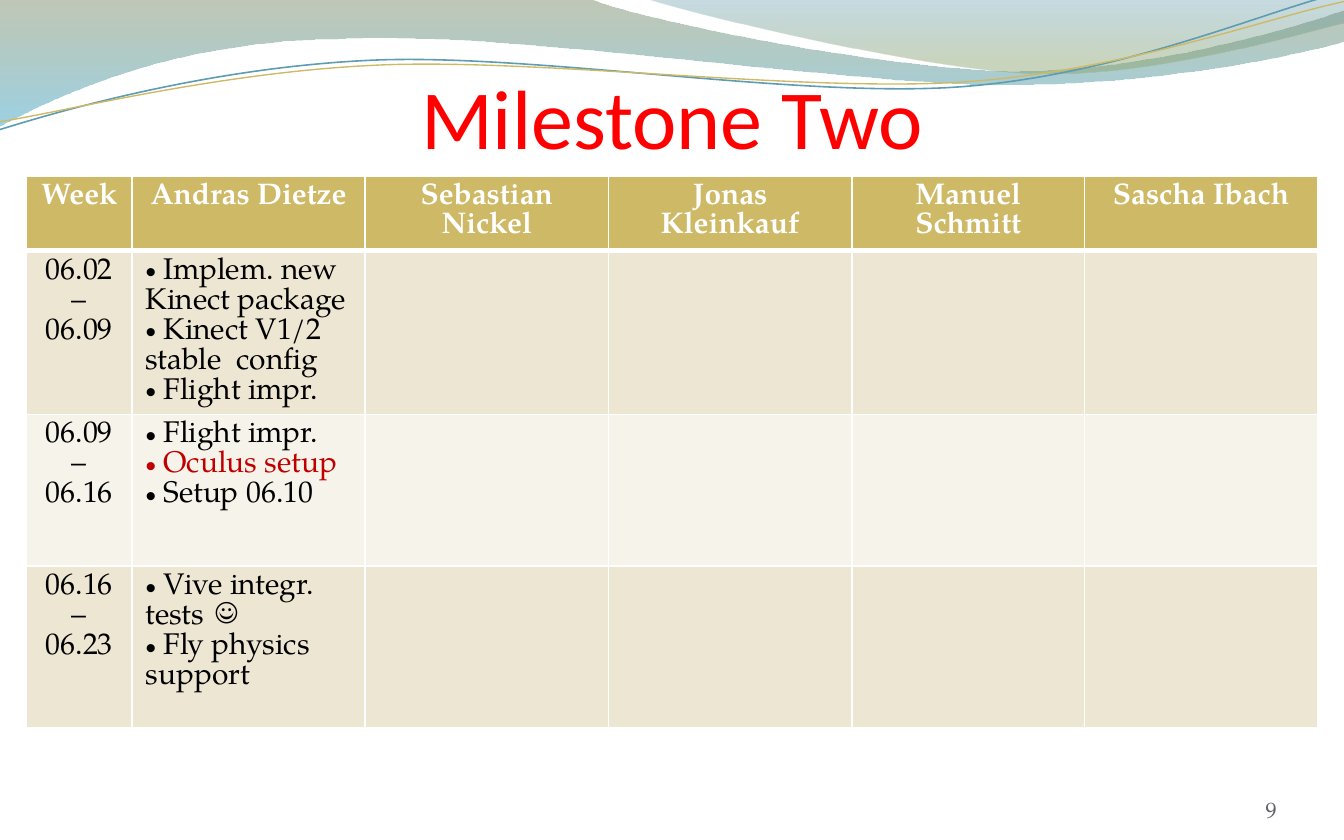
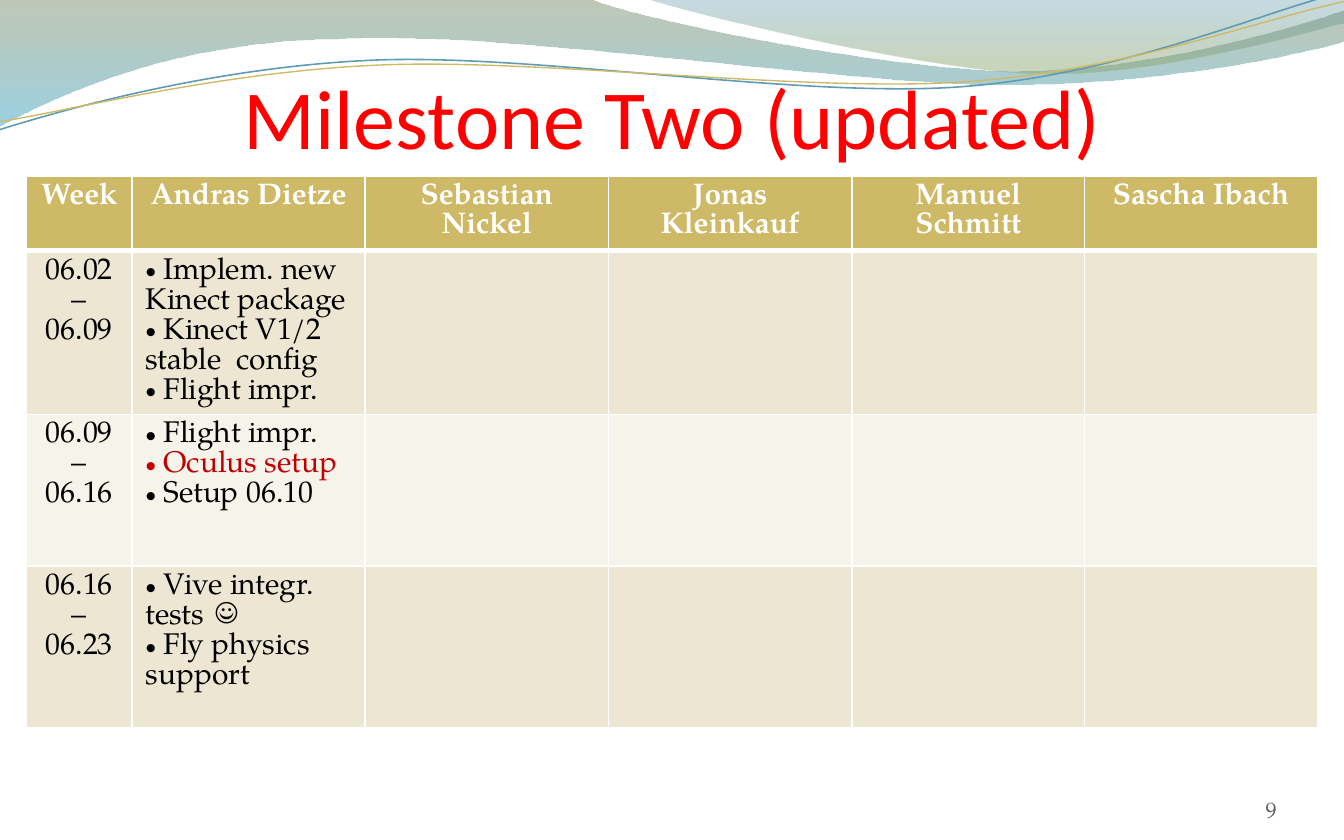
Before and after one commit to andreasdietze/Rift-WingsuitV2, a slide deck: slide 9 of Präsentationen/Zwischenpräsentation 16.06/Project proposal update 06.16 - Rift Wingsuit V2.pptx. Drawn at 1344x840 pixels with LibreOffice and Linux fonts; fonts in the diff are those of the drawing; background and template pictures are left out. Boxes give left, top, right and bottom in pixels: in the first picture for what was removed or moved away, otherwise in the second. Text is boxed around its words. In the diff, an @@ line names an element or a change of style, - is before the commit and + after.

```diff
--- a/Präsentationen/Zwischenpräsentation 16.06/Project proposal update 06.16 - Rift Wingsuit V2.pptx
+++ b/Präsentationen/Zwischenpräsentation 16.06/Project proposal update 06.16 - Rift Wingsuit V2.pptx
@@ title at bbox=[244, 79, 1100, 163]: text changed @@
-Milestone Two
+Milestone Two (updated)
```
Also in this commit, not shown: 5 other slides changed.
